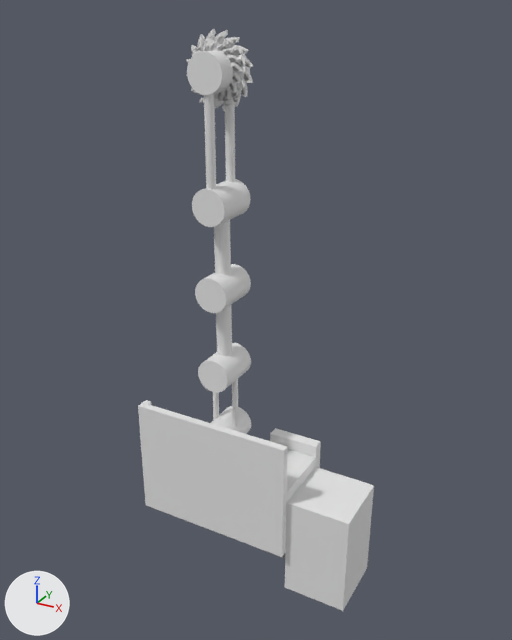
The FBX model Assets/SpritesModels/Machines/SecondUpgrade.fbx: old version first, new version second.
One viewpoint serves both versions: a 50 mm camera at (0.693, -1.059, 1.012) aimed at (0.06, 0.092, 0.436). The lights are fixed; the arrows at lower left show +X, +Y and +Z. Where no turn or scale is listed for an object, it has been applied to the vertices.

In view in the first picture: 'Base.003', 'Skeleton.001', 'knivesOutside.003'.
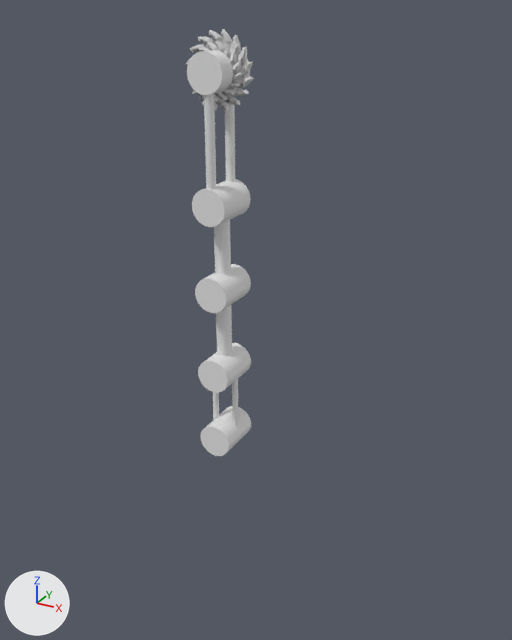
Changed parts and their boxes [x1, y1, x2, y2] in the pictures (512 x 640 px):
'Base.003', deleted
    before: [138, 400, 374, 611]
    faces in mat_yellowbase (white #e7e7e7): [138, 400, 321, 558]
    faces in mat_bluebase (white #e7e7e7): [285, 467, 374, 611]

The change in detail:
Object 'Base.003' (ob_base_003) is deleted.
